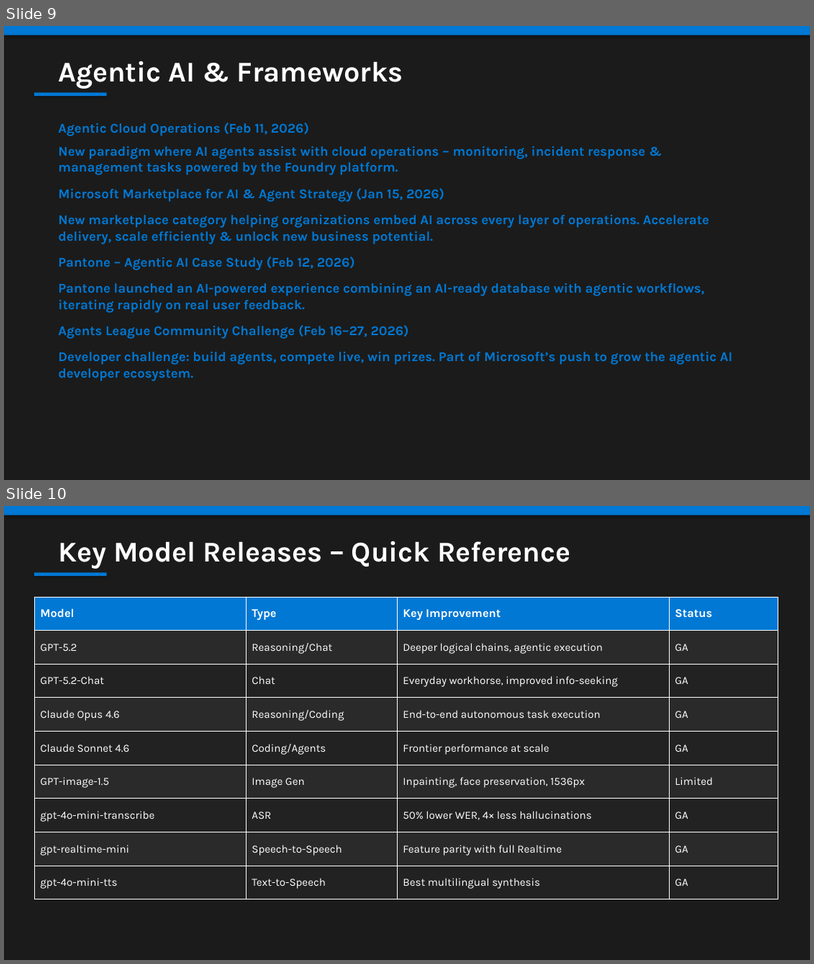
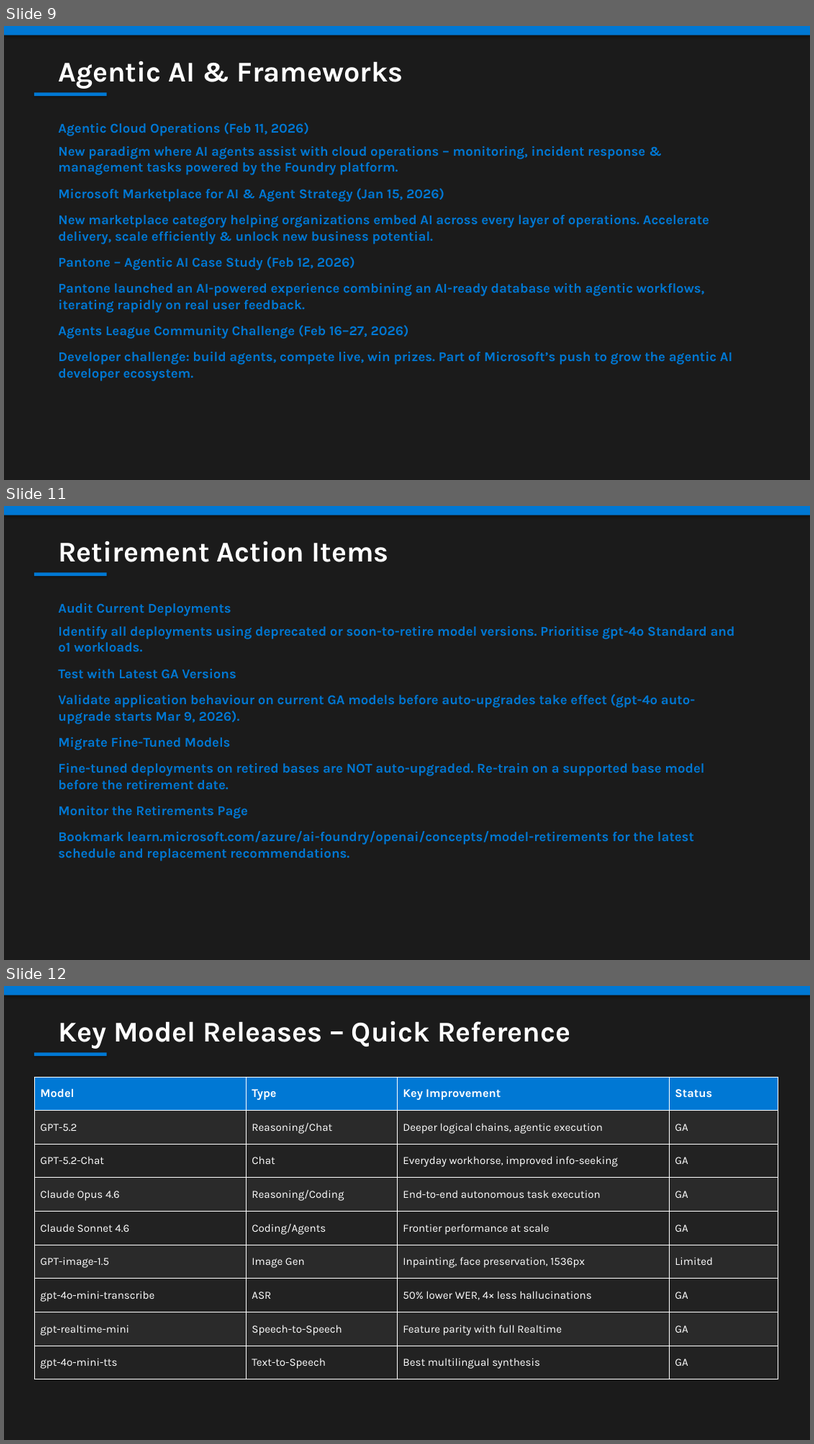
Before and after one commit to fuenfhausen/whats-new-in-microsoft-ai, a slide deck: whats-new-microsoft-ai-dec2025-feb2026.pptx. Shown one above the other, each under a label of ours: slides 9 and 10 before the commit, slides 9, 11 and 12 after it; the slides between them are not shown. The pictures are 814x964 and 814x1444 pixels, drawn with LibreOffice and Linux fonts; fonts in the diff are those of the drawing. Boxes give left, top, right and bottom in pixels: in the first picture for what was removed or moved away, otherwise in the second. Text is boxed around its words. In the diff, an @@ line names an element or a change of style, - is before the commit and + after.

Commit message:
Add model deprecations & retirements to MD and PPTX

```diff
--- a/whats-new-microsoft-ai-dec2025-feb2026.pptx
+++ b/whats-new-microsoft-ai-dec2025-feb2026.pptx
@@ slide 11 added at [4,506,810,960], background #1B1B1B @@
@@ rectangle added at [4,506,810,515], fill #0078D4 @@
@@ text added at [58,541,388,562], 34 pt, text #FFFFFF, bold @@
+Retirement Action Items
@@ rectangle added at [34,572,107,576], fill #0078D4 @@
@@ text added at [58,603,736,861], 14 pt, text #FFFFFF @@
+Audit Current Deployments
+Identify all deployments using deprecated or soon-to-retire model versions. Prioritise gpt-4o Standard and o1 workloads.
+Test with Latest GA Versions
+Validate application behaviour on current GA models before auto-upgrades take effect (gpt-4o auto-upgrade starts Mar 9, 2026).
+Migrate Fine-Tuned Models
+Fine-tuned deployments on retired bases are NOT auto-upgraded. Re-train on a supported base model before the retirement date.
+Monitor the Retirements Page
+Bookmark learn.microsoft.com/azure/ai-foundry/openai/concepts/model-retirements for the latest schedule and replacement recommendations.
@@ what was slide 10 is now slide 12 @@
```
Also in this commit, not shown: 2 slides changed, 1 other slide added, 2 other files.
